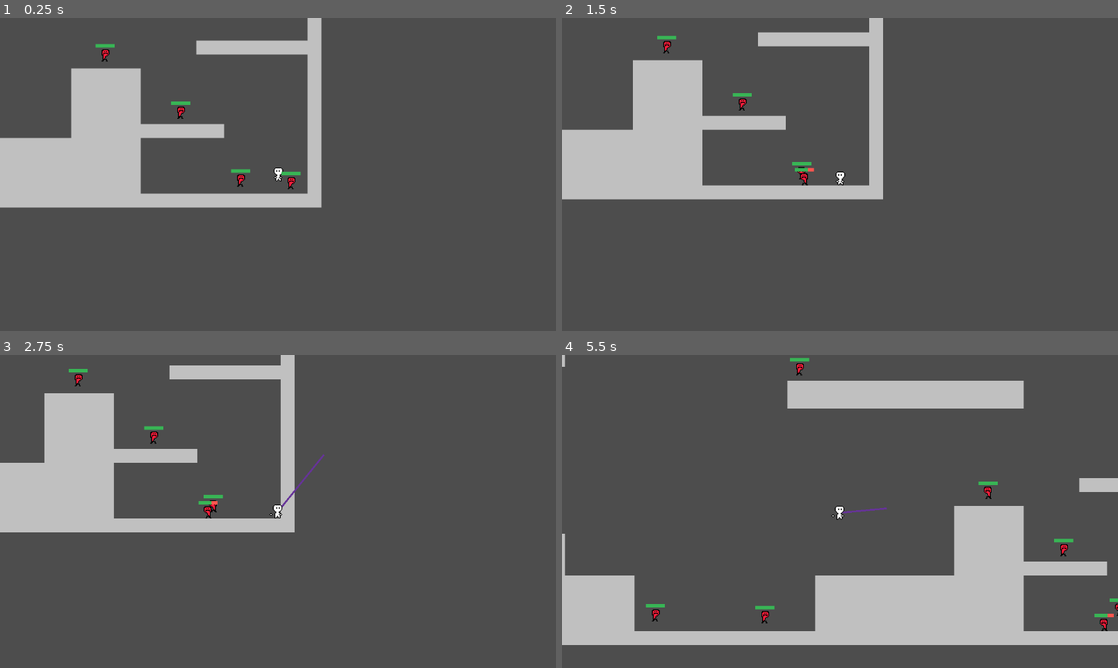
Above: before the commit, frames 1-4 (two rows, left to right).
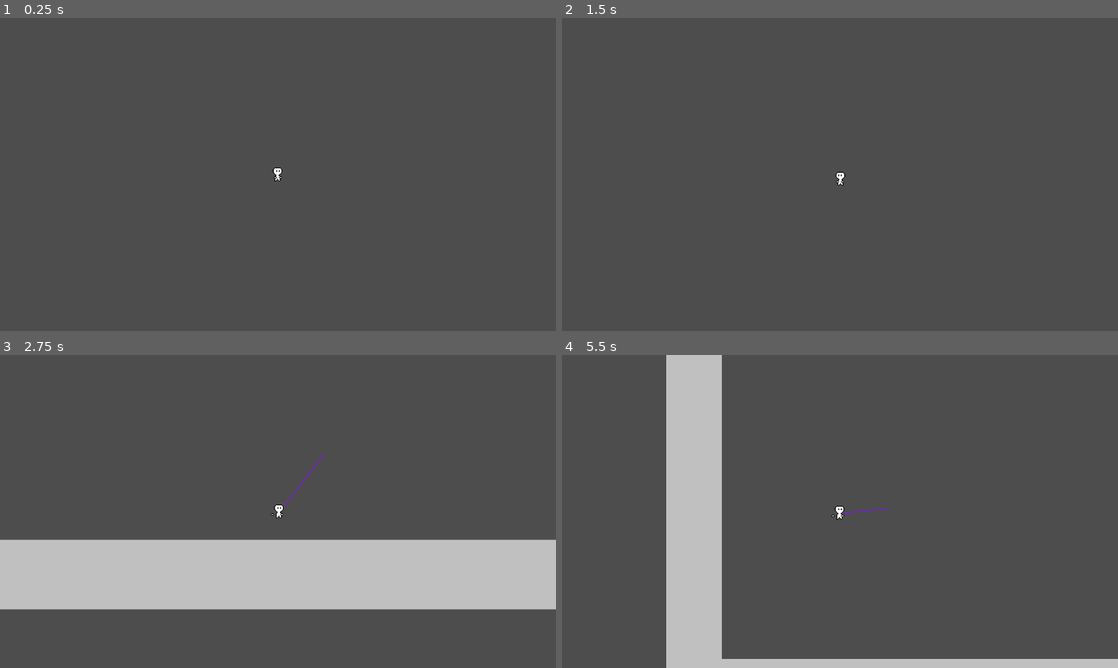
Above: after the commit, the same moments.

Repository: jelmersnippe/punching-game
Game: Godot game, scene res://main.tscn
Two runs of this game, one before a commit and one after it. Both use one fixed random seed, a clock stepped at 60 frames per second and the inputs below. Before the commit the project starts from res://arena.tscn.
Inputs (mouse positions are in pixels of both pictures, inside the frame that each line leads up to):
- Up to frame 1 (0.25 s): no input
- Up to frame 2 (1.5 s): tap Enter at 0.5 s; move the mouse to (962, 158) at 0.52 s; press the mouse at (962, 158) at 0.53 s; hold D (move_right) 0.53-1.28 s; tap Space at 1.25 s; move the mouse to (728, 190) at 1.27 s; release the mouse at (728, 190) at 1.28 s; hold S (move_down) from 1.28 s (still down); click (728, 190) at 1.35 s
- Up to frame 3 (2.75 s): move the mouse to (333, 442) at 2.02 s; release S (move_down) at 2.03 s; press the mouse at (333, 442) at 2.03 s; hold D (move_right) from 2.03 s (still down)
- Up to frame 4 (5.5 s): tap Enter at 2.75 s; move the mouse to (812, 574) at 2.77 s; release D (move_right) at 2.78 s; release the mouse at (812, 574) at 2.78 s; hold W (move_up) 2.78-3.53 s; click (812, 574) at 2.85 s; move the mouse to (1006, 558) at 3.52 s; press the mouse at (1006, 558) at 3.53 s; hold A (move_left) 3.53-5.03 s; move the mouse to (673, 464) at 4.27 s; release the mouse at (673, 464) at 4.28 s; click (673, 464) at 4.35 s; move the mouse to (867, 511) at 5.02 s; press the mouse at (867, 511) at 5.03 s; hold S (move_down) from 5.03 s (still down)

The runs differ from the first frame. In frame 1, 13% of the frame differs, in the area x 0-58%, y 0-61%; in frame 2, 13%; in frame 3, 34%, in the area x 0-100%, y 0-82%; in frame 4, 33%.

Commit message:
Add bouncing when knocked behavior to enemies

Diff:
--- a/enemy.gd
+++ b/enemy.gd
@@ -39,10 +39,15 @@
 		$Sprite2D.flip_h = true
 
 	if knocked:
+		$RayCast2D.target_position = velocity * delta * 2
+
+		if $RayCast2D.is_colliding():
+			velocity = velocity.bounce($RayCast2D.get_collision_normal())
+
 		knocked_grace_time -= delta
-		velocity.x = move_toward(velocity.x, 0, knockback_recovery_speed)
-		velocity.y = move_toward(velocity.y, 0, knockback_recovery_speed)
-		if velocity == Vector2.ZERO:
+		velocity -= velocity.normalized() * knockback_recovery_speed
+
+		if abs(velocity) < Vector2(0.5, 0.5):
 			knocked = false
 
 	move_and_slide()
--- a/enemy.tscn
+++ b/enemy.tscn
@@ -40,6 +40,9 @@
 value = 7.0
 show_percentage = false
 
+[node name="RayCast2D" type="RayCast2D" parent="."]
+collision_mask = 2
+
 [node name="Hitbox" type="Area2D" parent="."]
 collision_layer = 8
 collision_mask = 8
--- a/main.tscn
+++ b/main.tscn
@@ -7,22 +7,40 @@
 
 [node name="Main" type="Node2D"]
 
+[node name="PlayerCamera" parent="." instance=ExtResource("5_2414d")]
+position = Vector2(785, 456)
+
+[node name="Player" parent="." instance=ExtResource("1_hjuks")]
+position = Vector2(565, 420)
+
 [node name="TileMap" type="TileMap" parent="."]
 tile_set = ExtResource("2_3naeh")
 format = 2
 layer_0/tile_data = PackedInt32Array(0, 0, 0, 65536, 0, 0, 131072, 0, 0, 196608, 0, 0, 262144, 0, 0, 327680, 0, 0, 3932 …(14739 unchanged characters)…
 
 [node name="Enemy" parent="." instance=ExtResource("3_c3rri")]
-position = Vector2(719, 436)
+position = Vector2(602, 76)
 
 [node name="Enemy2" parent="." instance=ExtResource("3_c3rri")]
-position = Vector2(493, 459)
+position = Vector2(622, 81)
 
 [node name="Enemy3" parent="." instance=ExtResource("3_c3rri")]
-position = Vector2(645, 351)
+position = Vector2(642, 86)
 
-[node name="Player" parent="." instance=ExtResource("1_hjuks")]
-position = Vector2(565, 420)
+[node name="Enemy4" parent="." instance=ExtResource("3_c3rri")]
+position = Vector2(495, 105)
 
-[node name="PlayerCamera" parent="." instance=ExtResource("5_2414d")]
-position = Vector2(785, 456)
+[node name="Enemy5" parent="." instance=ExtResource("3_c3rri")]
+position = Vector2(495, 105)
+
+[node name="Enemy6" parent="." instance=ExtResource("3_c3rri")]
+position = Vector2(495, 105)
+
+[node name="Enemy7" parent="." instance=ExtResource("3_c3rri")]
+position = Vector2(495, 105)
+
+[node name="Enemy8" parent="." instance=ExtResource("3_c3rri")]
+position = Vector2(495, 105)
+
+[node name="Enemy9" parent="." instance=ExtResource("3_c3rri")]
+position = Vector2(495, 105)
--- a/project.godot
+++ b/project.godot
@@ -11,7 +11,7 @@
 [application]
 
 config/name="AdShmup"
-run/main_scene="res://arena.tscn"
+run/main_scene="res://main.tscn"
 config/features=PackedStringArray("4.2", "Forward Plus")
 config/icon="res://icon.svg"
 
